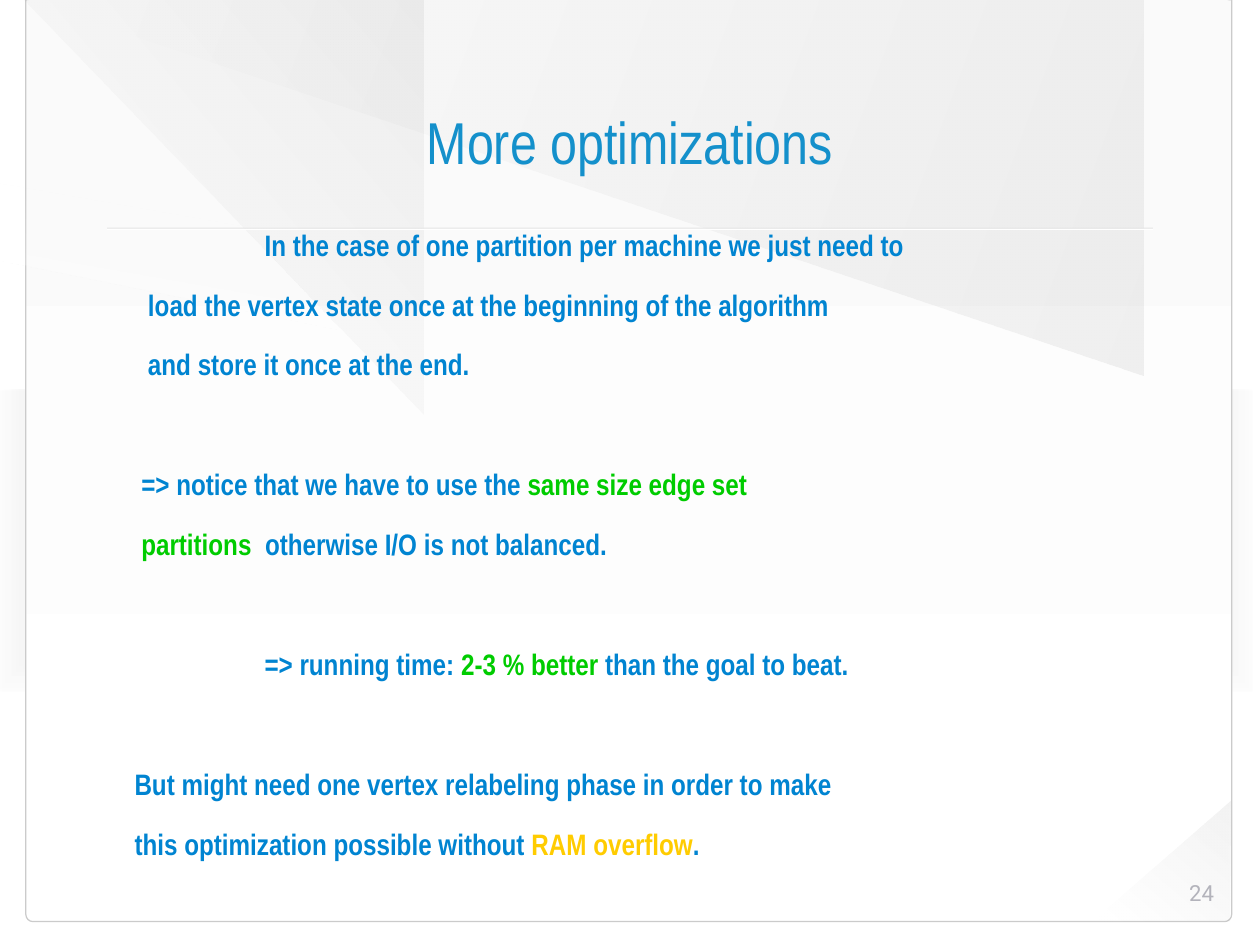
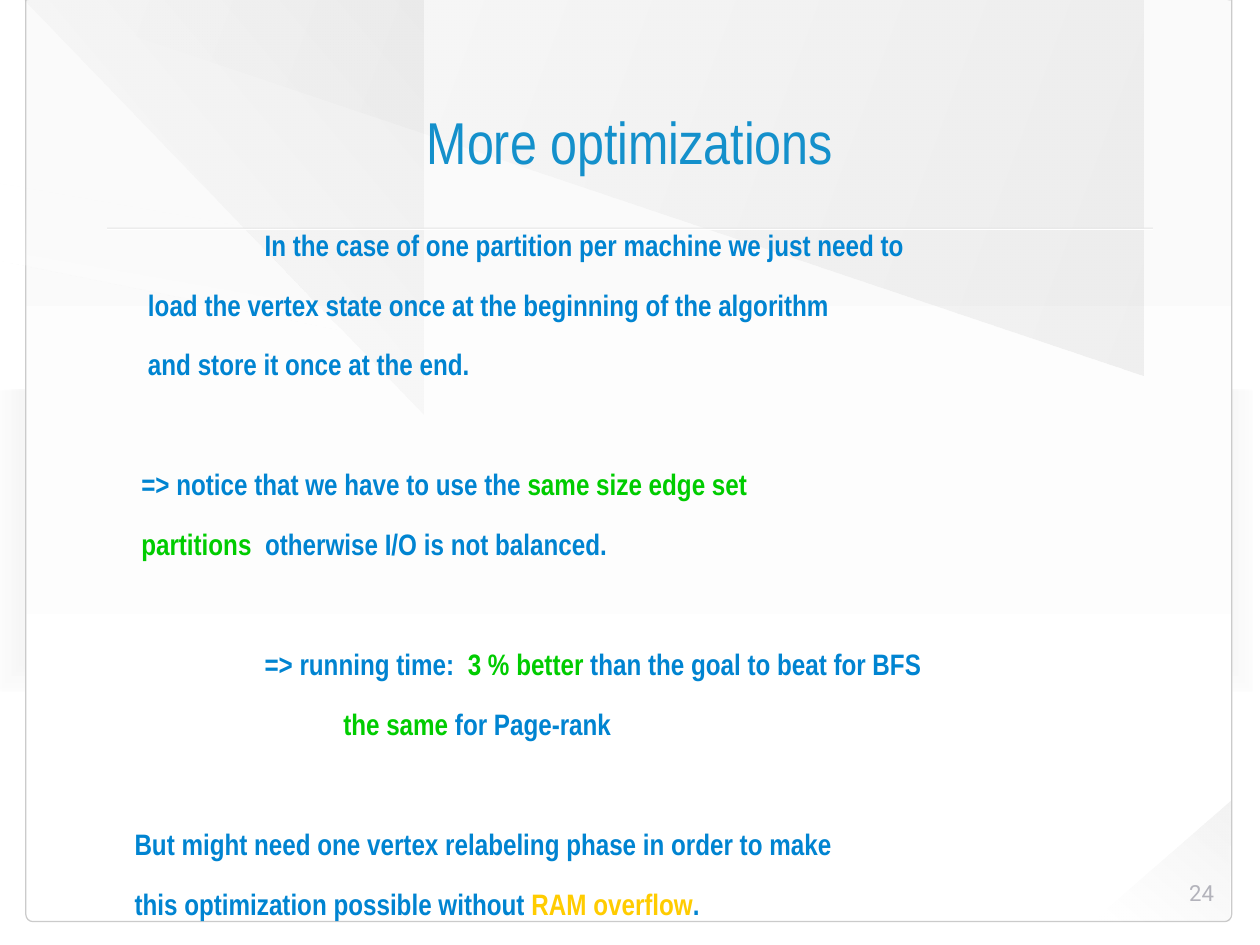
Before and after one commit to HaprianVlad/chaos, a slide deck: slide 24 of presentation.odp. Drawn at 1260x945 pixels with LibreOffice and Linux fonts; fonts in the diff are those of the drawing; background and template pictures are left out. Boxes give left, top, right and bottom in pixels: in the first picture for what was removed or moved away, otherwise in the second. Text is boxed around its words. In the diff, an @@ line names an element or a change of style, - is before the commit and + after.

```diff
--- a/presentation.odp
+++ b/presentation.odp
@@ text at [300, 653, 920, 741]: text changed @@
-=> running time: 2-3 % better than the goal to beat.
+=> running time: 3 % better than the goal to beat for BFS
+the same for Page-rank
```
Also in this commit, not shown: 3 other slides changed, 2 other files.
